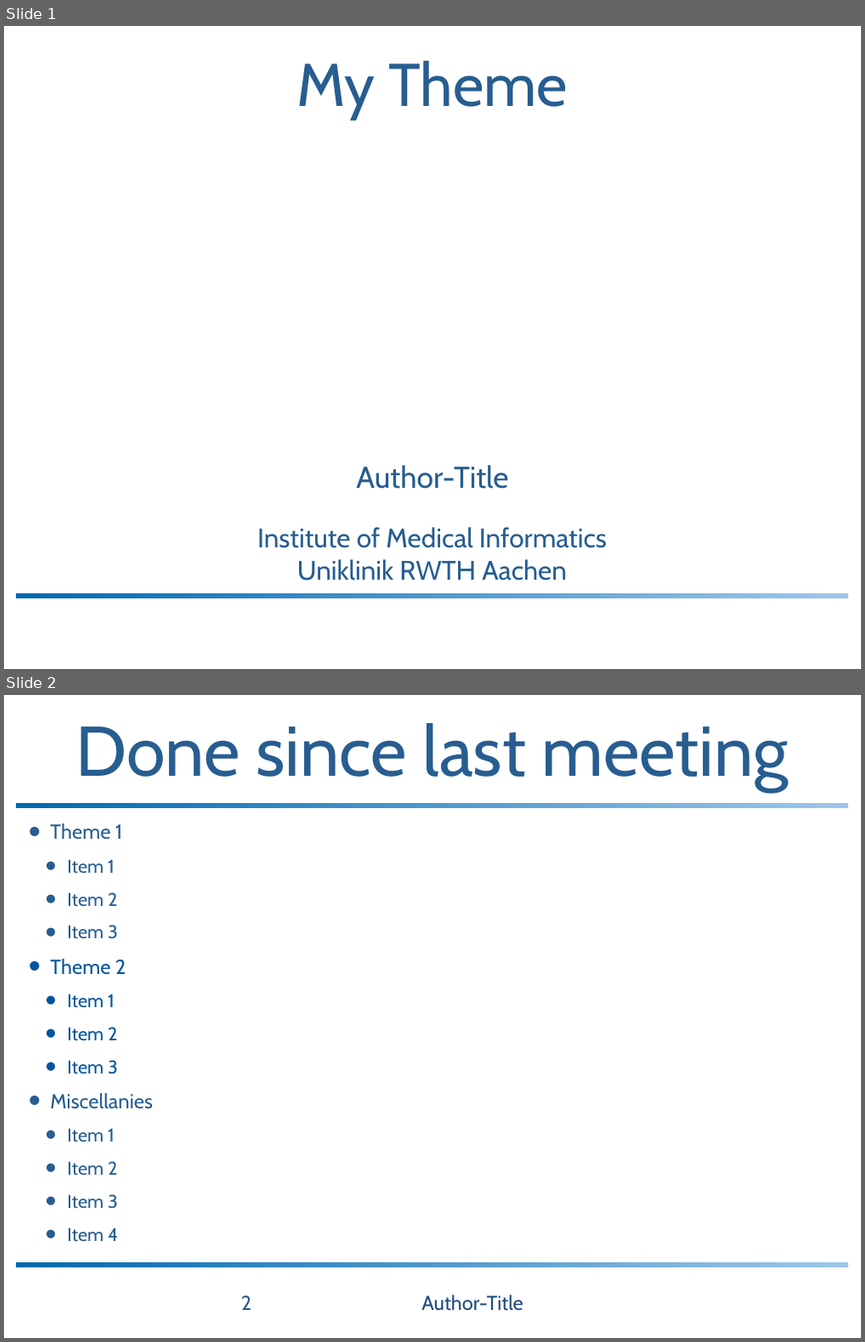
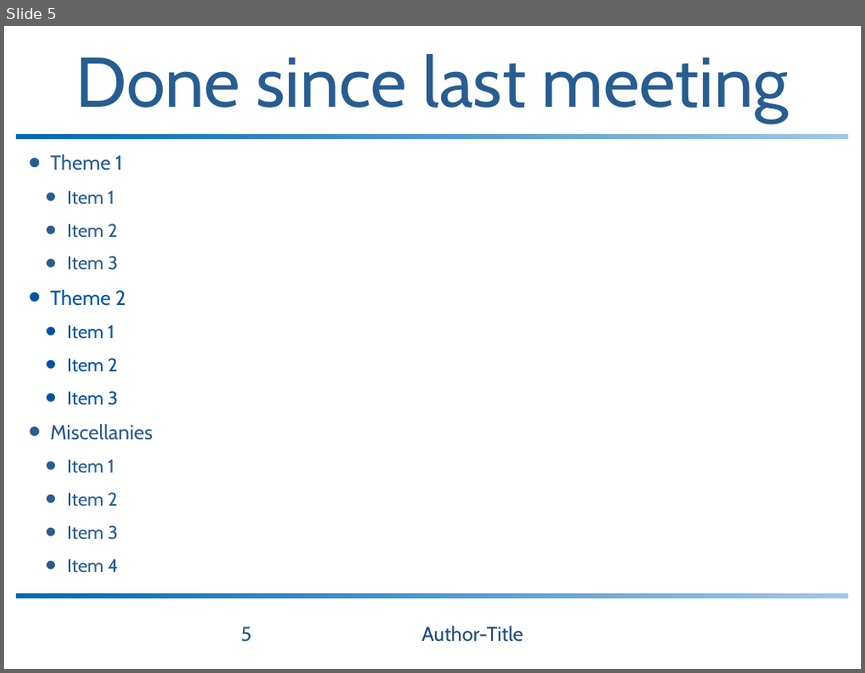
Before and after one commit to frederic-klein/thesis, a slide deck: talks/final/Presentation (Powerpoint).pptx. Shown one above the other, each under a label of ours: slides 1 and 2 before the commit, slide 5 after it. The pictures are 865x1342 and 865x673 pixels, drawn with LibreOffice and Linux fonts; fonts in the diff are those of the drawing; background and template pictures are left out. Boxes give left, top, right and bottom in pixels: in the first picture for what was removed or moved away, otherwise in the second. Text is boxed around its words. In the diff, an @@ line names an element or a change of style, - is before the commit and + after.

```diff
--- a/talks/final/Presentation (Powerpoint).pptx
+++ b/talks/final/Presentation (Powerpoint).pptx
@@ slide 1 removed at [4,26,861,669], background #FFFFFF; not listed: 1 template element that a slide beside it also shows @@
@@ title removed at [297,61,568,120] @@
-My Theme
@@ text removed at [356,465,508,488] @@
-Author-Title
@@ text removed at [257,527,607,580] @@
-Institute of Medical Informatics
-Uniklinik RWTH Aachen
@@ what was slide 2 is now slide 5 @@
@@ page number at [241,626,252,641]: text changed @@
-2
+5
```
Also in this commit, not shown: 4 slides added, 33 other files.
